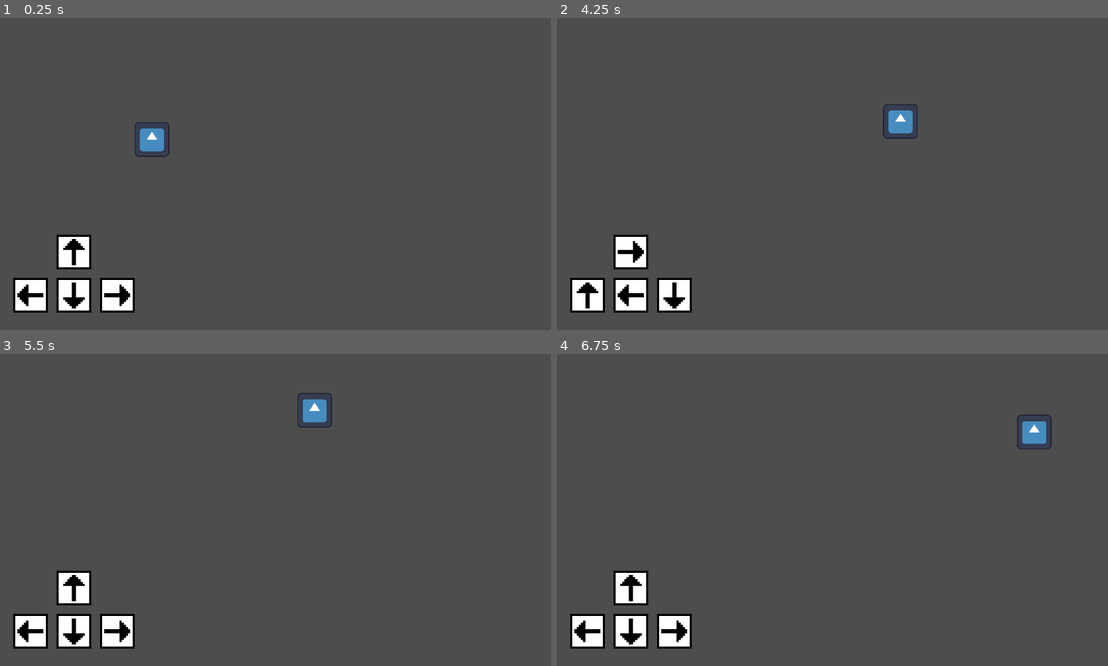
Above: before the commit, frames 1-4 (two rows, left to right).
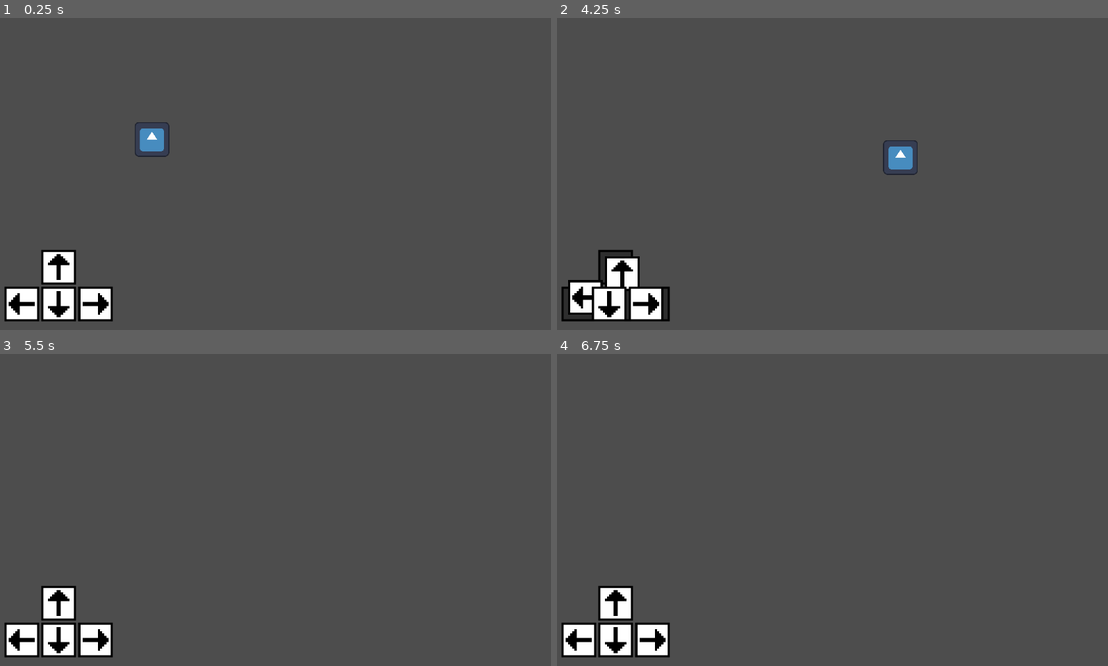
Above: after the commit, the same moments.

Repository: benwayland-cell/very-serious-game-module
Game: Godot game, scene res://test_area.tscn
Two runs of this game, one before a commit and one after it. Both use one fixed random seed, a clock stepped at 60 frames per second and the inputs below. The engine's default icon, where the game draws it, is replaced by a stand-in: a white triangle on a blue panel in a dark square.
Inputs:
- Up to frame 1 (0.25 s): no input
- Up to frame 2 (4.25 s): tap Enter at 0.5 s; hold D (right) 0.53-1.28 s; hold S (down) 1.28-2.03 s; hold D (right) 2.03-2.78 s; hold W (up) 2.78-3.53 s; hold A (left) from 3.53 s (still down); tap 1 (debug1) at 4.15 s
- Up to frame 3 (5.5 s): tap 2 (debug2) at 4.9 s; release A (left) at 5.03 s; hold S (down) from 5.03 s (still down)
- Up to frame 4 (6.75 s): tap 3 (debug3, bound only after the commit) at 5.65 s; release S (down) at 5.78 s; hold D (right) 5.78-6.53 s; hold W (up) from 6.53 s (still down)

The runs differ from the first frame. In frame 1, 3.5% of the frame differs, in the area x 0-25%, y 69-98%; in frame 2, 4.3%, in the area x 0-66%, y 27-98%; in frame 3, 3.9%; in frame 4, 3.9%.

Commit message:
Visual indicators for controls

Diff:
--- a/controls/control_slot.tscn
+++ b/controls/control_slot.tscn
@@ -12,6 +12,7 @@
 
 [node name="ChildTexture" type="TextureRect" parent="." unique_id=1881556489]
 unique_name_in_owner = true
+z_index = 1
 layout_mode = 1
 offset_right = 16.0
 offset_bottom = 16.0
--- a/controls/control_ui.tscn
+++ b/controls/control_ui.tscn
@@ -10,12 +10,15 @@
 offset_top = -44.0
 offset_right = 64.0
 grow_vertical = 0
-theme_override_constants/margin_left = 8
-theme_override_constants/margin_bottom = 8
+theme_override_constants/margin_left = 4
+theme_override_constants/margin_bottom = 4
 script = ExtResource("1_egfif")
 
 [node name="VBoxContainer" type="VBoxContainer" parent="." unique_id=598653962]
 layout_mode = 2
+size_flags_horizontal = 0
+size_flags_vertical = 8
+theme_override_constants/separation = 1
 alignment = 1
 
 [node name="ControlSlotUp" parent="VBoxContainer" unique_id=527469143 instance=ExtResource("1_5g6xu")]
@@ -26,6 +29,7 @@
 
 [node name="HBoxContainer" type="HBoxContainer" parent="VBoxContainer" unique_id=1068889838]
 layout_mode = 2
+theme_override_constants/separation = 1
 
 [node name="ControlSlotLeft" parent="VBoxContainer/HBoxContainer" unique_id=368205988 instance=ExtResource("1_5g6xu")]
 unique_name_in_owner = true
@@ -41,3 +45,12 @@
 unique_name_in_owner = true
 layout_mode = 2
 initial_action = 4
+
+[connection signal="animation_done" from="VBoxContainer/ControlSlotUp" to="." method="_on_control_slot_animation_done"]
+[connection signal="animation_start" from="VBoxContainer/ControlSlotUp" to="." method="_on_control_slot_animation_start"]
+[connection signal="animation_done" from="VBoxContainer/HBoxContainer/ControlSlotLeft" to="." method="_on_control_slot_animation_done"]
+[connection signal="animation_start" from="VBoxContainer/HBoxContainer/ControlSlotLeft" to="." method="_on_control_slot_animation_start"]
+[connection signal="animation_done" from="VBoxContainer/HBoxContainer/ControlSlotDown" to="." method="_on_control_slot_animation_done"]
+[connection signal="animation_start" from="VBoxContainer/HBoxContainer/ControlSlotDown" to="." method="_on_control_slot_animation_start"]
+[connection signal="animation_done" from="VBoxContainer/HBoxContainer/ControlSlotRight" to="." method="_on_control_slot_animation_done"]
+[connection signal="animation_start" from="VBoxContainer/HBoxContainer/ControlSlotRight" to="." method="_on_control_slot_animation_start"]
--- a/controls/scripts/control_slot.gd
+++ b/controls/scripts/control_slot.gd
@@ -1,5 +1,8 @@
 class_name ControlSlot
 extends TextureRect
+
+signal animation_start
+signal animation_done
 
 @export var initial_action: PlayerActions.Actions
 
@@ -9,7 +12,20 @@
 	set_to_action(initial_action)
 
 
+var timer = 0
+var debug = false
+func _process(delta: float) -> void:
+	if name != "ControlSlotUp": return
+
+	timer += delta
+
+	if child_texture.global_position == Vector2.ZERO and not debug:
+		print(timer)
+		debug = true
+
+
 func set_to_action(action: PlayerActions.Actions) -> void:
+	child_texture.position = Vector2.ZERO
 	child_texture.flip_h = false
 	child_texture.flip_v = false
 
@@ -24,3 +40,18 @@
 			child_texture.flip_h = true
 		PlayerActions.Actions.MOVE_RIGHT:
 			child_texture.texture = ControlSprites.ARROW_SPRITE_H
+
+
+func animate_moving_to(global_position_to_move_to: Vector2, animation_time: float) -> void:
+	var tween = create_tween()
+	tween.tween_property(
+		child_texture, "global_position",
+		global_position_to_move_to,
+		animation_time
+	)
+	tween.finished.connect(on_tween_finished)
+	animation_start.emit()
+
+
+func on_tween_finished() -> void:
+	animation_done.emit()
--- a/controls/scripts/control_ui.gd
+++ b/controls/scripts/control_ui.gd
@@ -6,13 +6,48 @@
 @onready var left_slot: ControlSlot = %ControlSlotLeft
 @onready var right_slot: ControlSlot = %ControlSlotRight
 
+# How many animations we're waiting to finish before updating
+var animation_count: int = 0
+
 
 func _ready() -> void:
-	PlayerActions.updated.connect(on_player_actions_updated)
+	PlayerActions.moved_clockwise.connect(_on_player_actions_moved_clockwise)
+	PlayerActions.moved_counter_clockwise.connect(_on_player_actions_moved_counter_clockwise)
+
+func _process(_delta: float) -> void:
+	if Input.is_action_just_pressed("debug3"):
+		up_slot.animate_moving_to(Vector2.ZERO, 1)
 
 
-func on_player_actions_updated() -> void:
+func update_actions() -> void:
 	up_slot.set_to_action(PlayerActions.up)
 	down_slot.set_to_action(PlayerActions.down)
 	left_slot.set_to_action(PlayerActions.left)
 	right_slot.set_to_action(PlayerActions.right)
+
+
+func _on_control_slot_animation_start() -> void:
+	animation_count += 1
+
+
+func _on_control_slot_animation_done() -> void:
+	animation_count -= 1
+	if (animation_count <= 0):
+		animation_count = 0
+		update_actions()
+
+
+func _on_player_actions_moved_clockwise() -> void:
+	var animation_time := 0.5
+	up_slot.animate_moving_to(right_slot.global_position, animation_time)
+	right_slot.animate_moving_to(down_slot.global_position, animation_time)
+	down_slot.animate_moving_to(left_slot.global_position, animation_time)
+	left_slot.animate_moving_to(up_slot.global_position, animation_time)
+
+
+func _on_player_actions_moved_counter_clockwise() -> void:
+	var animation_time := 0.5
+	up_slot.animate_moving_to(left_slot.global_position, animation_time)
+	right_slot.animate_moving_to(up_slot.global_position, animation_time)
+	down_slot.animate_moving_to(right_slot.global_position, animation_time)
+	left_slot.animate_moving_to(down_slot.global_position, animation_time)
--- a/player/player_actions.gd
+++ b/player/player_actions.gd
@@ -1,6 +1,8 @@
 extends Node
 
-signal updated
+signal moved_clockwise
+signal moved_counter_clockwise
+
 
 enum Actions {NONE, MOVE_UP, MOVE_DOWN, MOVE_LEFT, MOVE_RIGHT}
 
@@ -35,21 +37,21 @@
 			player.move_right()
 
 
-func move_clockwise() -> void:
+func move_counter_clockwise() -> void:
 	var temp = [up, right, down, left]
 	up = temp[1]
 	right = temp[2]
 	down = temp[3]
 	left = temp[0]
 
-	updated.emit()
+	moved_counter_clockwise.emit()
 
 
-func move_counter_clockwise() -> void:
+func move_clockwise() -> void:
 	var temp = [up, right, down, left]
 	up = temp[3]
 	right = temp[0]
 	down = temp[1]
 	left = temp[2]
 
-	updated.emit()
+	moved_clockwise.emit()
--- a/project.godot
+++ b/project.godot
@@ -75,6 +75,11 @@
 "events": [Object(InputEventKey,"resource_local_to_scene":false,"resource_name":"","device":-1,"window_id":0,"alt_press …(191 unchanged characters)…
 ]
 }
+debug3={
+"deadzone": 0.2,
+"events": [Object(InputEventKey,"resource_local_to_scene":false,"resource_name":"","device":-1,"window_id":0,"alt_pressed":false,"shift_pressed":false,"ctrl_pressed":false,"meta_pressed":false,"pressed":false,"keycode":0,"physical_keycode":51,"key_label":0,"unicode":51,"location":0,"echo":false,"script":null)
+]
+}
 
 [physics]
 
